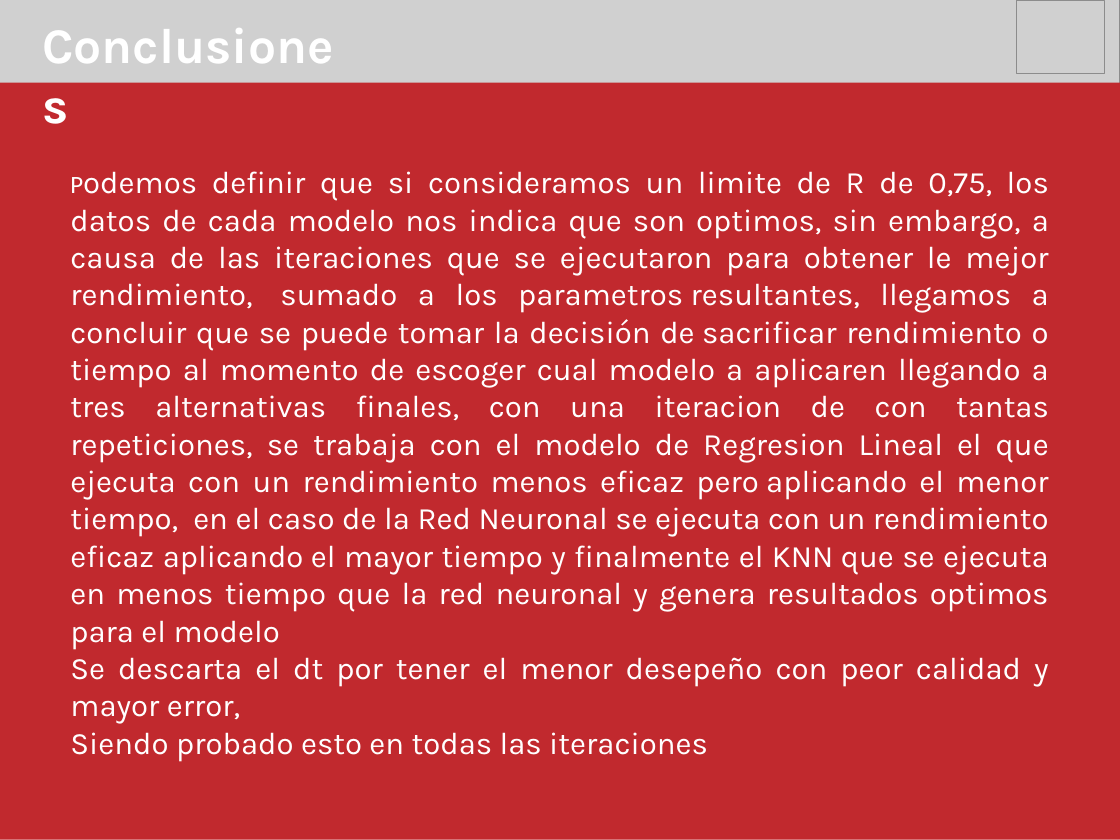
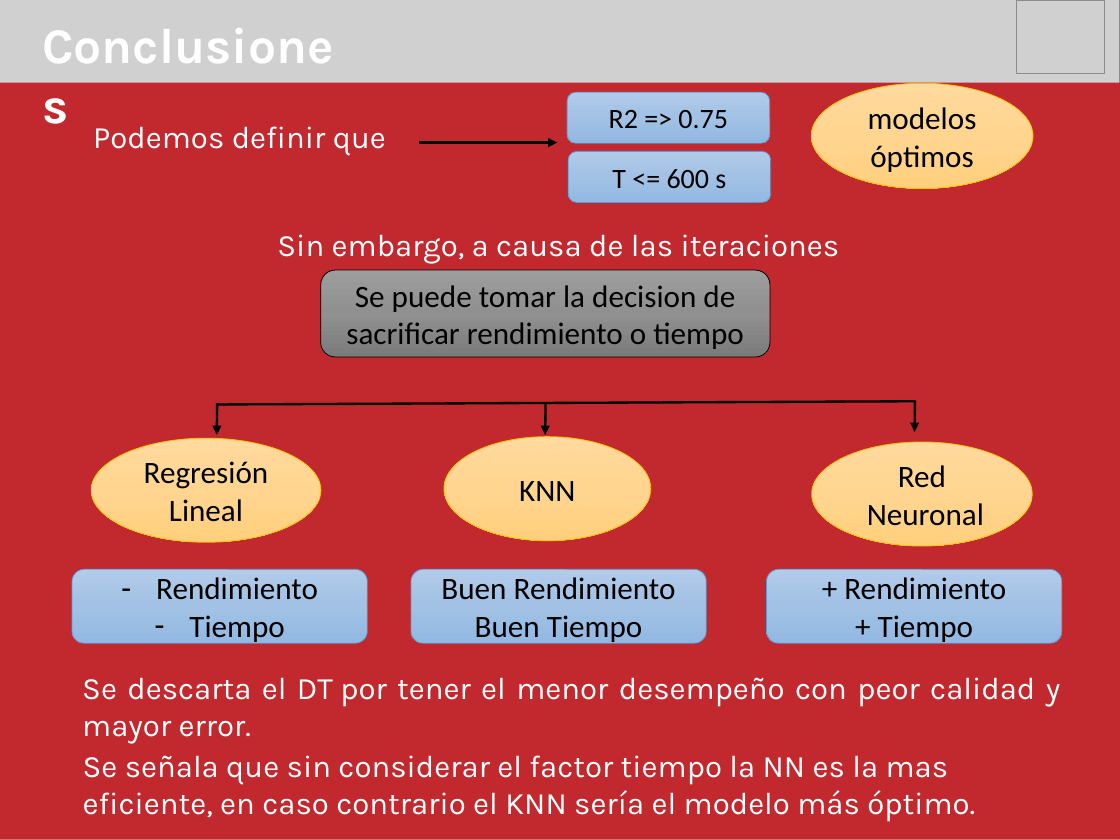
Before and after one commit to IgnGGA/grupo9, a slide deck: slide 16 of presentación/presentaciónDosMineriaDeDatos.pptx. Drawn at 1120x840 pixels with LibreOffice and Linux fonts; fonts in the diff are those of the drawing; grey boxes stand for pictures. Boxes give left, top, right and bottom in pixels: in the first picture for what was removed or moved away, otherwise in the second. Text is boxed around its words. In the diff, an @@ line names an element or a change of style, - is before the commit and + after.

Commit message:
sin de la presentación

```diff
--- a/presentación/presentaciónDosMineriaDeDatos.pptx
+++ b/presentación/presentaciónDosMineriaDeDatos.pptx
@@ ellipse added at [811,83,1033,188], fill gradient #FFDB9E to #FFD590 to #FFD07C, outline #FFC000 0.5 pt, 20 pt, text #000000 @@
+modelos óptimos
@@ rounded rectangle added at [567,92,769,143], fill gradient #B1CBE9 to #A3C1E5 to #93B9E4, outline #5B9BD5 0.5 pt, 18 pt, text #000000 @@
+R2 => 0.75
@@ text added at [93,126,386,156], 20 pt, text #FFFFFF @@
+Podemos definir que
@@ arrow added from (419, 142) to (558, 142), #000000 1.5 pt @@
@@ rounded rectangle added at [568,151,771,203], fill gradient #B1CBE9 to #A3C1E5 to #93B9E4, outline #5B9BD5 0.5 pt, 18 pt, text #000000 @@
+T <= 600 s
@@ text added at [277,234,840,264], 20 pt, text #FFFFFF @@
+Sin embargo, a causa de las iteraciones
@@ rounded rectangle added at [320,270,769,357], fill gradient #9D9D9D to #909090 to #7C7C7C, outline #000000 0.5 pt, 20 pt, text #000000 @@
+Se puede tomar la decision de sacrificar rendimiento o tiempo
@@ line added from (216, 404) to (914, 401), #000000 1.5 pt @@
@@ arrow added from (217, 403) to (217, 435), #000000 1.5 pt @@
@@ arrow added from (545, 403) to (545, 435), #000000 1.5 pt @@
@@ arrow added from (915, 401) to (915, 432), #000000 1.5 pt @@
@@ ellipse added at [91,438,320,542], fill gradient #FFDB9E to #FFD590 to #FFD07C, outline #FFC000 0.5 pt, 20 pt, text #000000 @@
+Regresión Lineal
@@ ellipse added at [444,437,651,541], fill gradient #FFDB9E to #FFD590 to #FFD07C, outline #FFC000 0.5 pt, 20 pt, text #000000 @@
+KNN
@@ ellipse added at [812,442,1033,547], fill gradient #FFDB9E to #FFD590 to #FFD07C, outline #FFC000 0.5 pt, 20 pt, text #000000 @@
+Red
+Neuronal
@@ rounded rectangle added at [72,569,367,643], fill gradient #B1CBE9 to #A3C1E5 to #93B9E4, outline #5B9BD5 0.5 pt, 20 pt, text #000000 @@
+– Rendimiento
+– Tiempo
@@ rounded rectangle added at [411,569,707,643], fill gradient #B1CBE9 to #A3C1E5 to #93B9E4, outline #5B9BD5 0.5 pt, 20 pt, text #000000 @@
+Buen Rendimiento
+Buen Tiempo
@@ rounded rectangle added at [766,569,1062,643], fill gradient #B1CBE9 to #A3C1E5 to #93B9E4, outline #5B9BD5 0.5 pt, 20 pt, text #000000 @@
++ Rendimiento
++ Tiempo
@@ text at [82,677,1060,744]: text changed @@
-Podemos definir que si consideramos un limite de R de 0,75, los datos de cada modelo nos indica que son optimos, sin embargo, a causa de las iteraciones que se ejecutaron para obtener le mejor rendimiento, sumado a los parametros resultantes, llegamos a concluir que se puede tomar la decisión de sacrificar rendimiento o tiempo al momento de escoger cual modelo a aplicaren llegando a tres alternativas finales, con una iteracion de con tantas repeticiones, se trabaja con el modelo de Regresion Lineal el que ejecuta con un rendimiento menos eficaz pero aplicando el menor tiempo, en el caso de la Red Neuronal se ejecuta con un rendimiento eficaz aplicando el mayor tiempo y finalmente el KNN que se ejecuta en menos tiempo que la red neuronal y genera resultados optimos para el modelo
-Se descarta el dt por tener el menor desepeño con peor calidad y mayor error,
-Siendo probado esto en todas las iteraciones
+Se descarta el DT por tener el menor desempeño con peor calidad y mayor error.
@@ text added at [83,755,975,822], 20 pt, text #FFFFFF @@
+Se señala que sin considerar el factor tiempo la NN es la mas eficiente, en caso contrario el KNN sería el modelo más óptimo.
```
Also in this commit, not shown: 12 other slides changed, 2 slides added, 2 slides removed.
